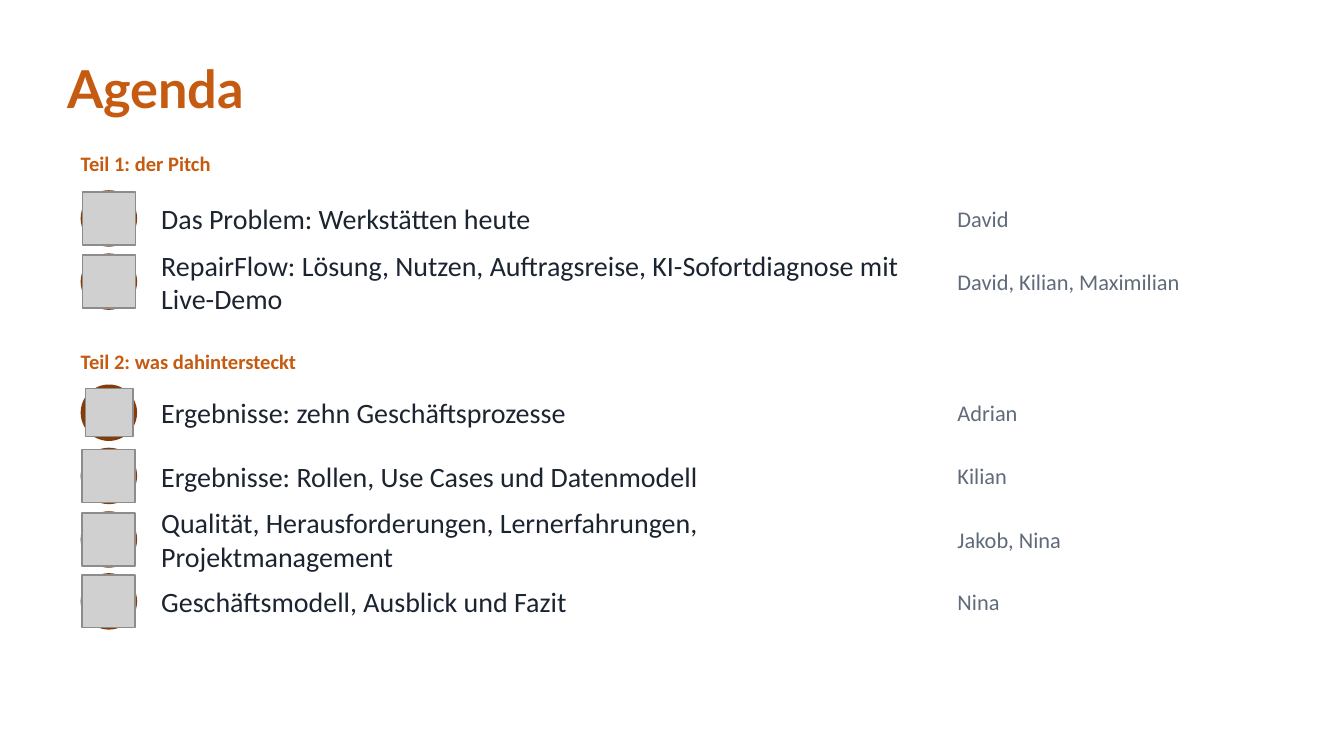
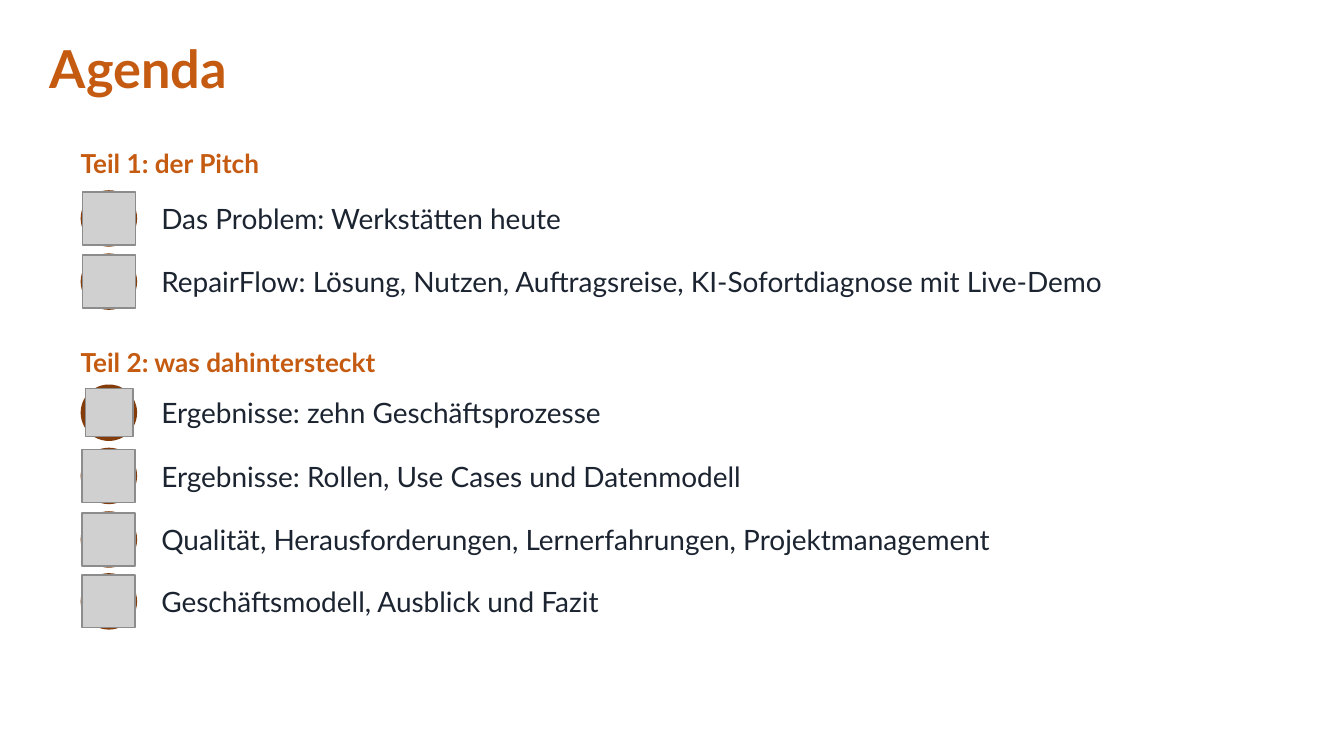
Before and after one commit to jakobschwan123-cmd/casestudy-semester-3, a slide deck: slide 2 of 4_praesentation/Abschlusspraesentation.pptx. Drawn at 1344x756 pixels with LibreOffice and Linux fonts; fonts in the diff are those of the drawing; grey boxes stand for pictures. Boxes give left, top, right and bottom in pixels: in the first picture for what was removed or moved away, otherwise in the second. Text is boxed around its words. In the diff, an @@ line names an element or a change of style, - is before the commit and + after.

Commit message:
praesentation: aktuelle Fassung von Maximilian

```diff
--- a/4_praesentation/Abschlusspraesentation.pptx
+++ b/4_praesentation/Abschlusspraesentation.pptx
@@ text "Agenda": place and size @@
-text "Agenda" at <box>67,69,244,118</box>
+text "Agenda" at <box>50,49,227,98</box>
@@ text "Agenda" at <box>50,49,227,98</box>: more space between paragraphs; vertical alignment middle to top @@
@@ text "Teil 1: der Pitch" at <box>81,153,259,174</box>: size 11 to 14 pt, font Calibri to Lato @@
@@ text removed at <box>957,211,1008,227</box> @@
-David
@@ text removed at <box>957,274,1179,293</box> @@
-David, Kilian, Maximilian
@@ text "Teil 2: was dahintersteckt" at <box>81,352,375,373</box>: size 11 to 14 pt, font Calibri to Lato @@
@@ text removed at <box>957,405,1017,421</box> @@
-Adrian
@@ text removed at <box>957,468,1006,484</box> @@
-Kilian
@@ text removed at <box>957,532,1061,551</box> @@
-Jakob, Nina
@@ font Calibri to Lato in 6 elements at <box>161,208,561,230</box>, <box>161,271,1102,297</box>, <box>161,402,601,428</box>, <box>161,466,740,492</box>, <box>161,529,990,555</box>, <box>161,591,598,616</box> @@
@@ text removed at <box>957,594,999,610</box> @@
-Nina
```
Also in this commit, not shown: 13 other slides changed, 14 slides added, 3 slides removed.
